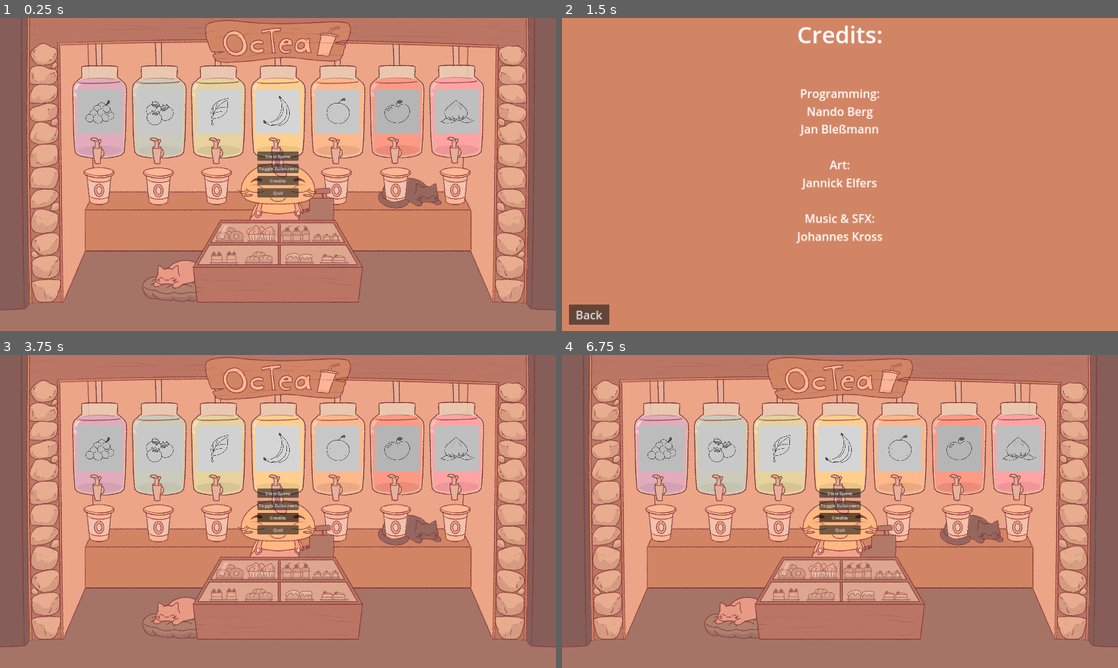
Above: before the commit, frames 1-4 (two rows, left to right).
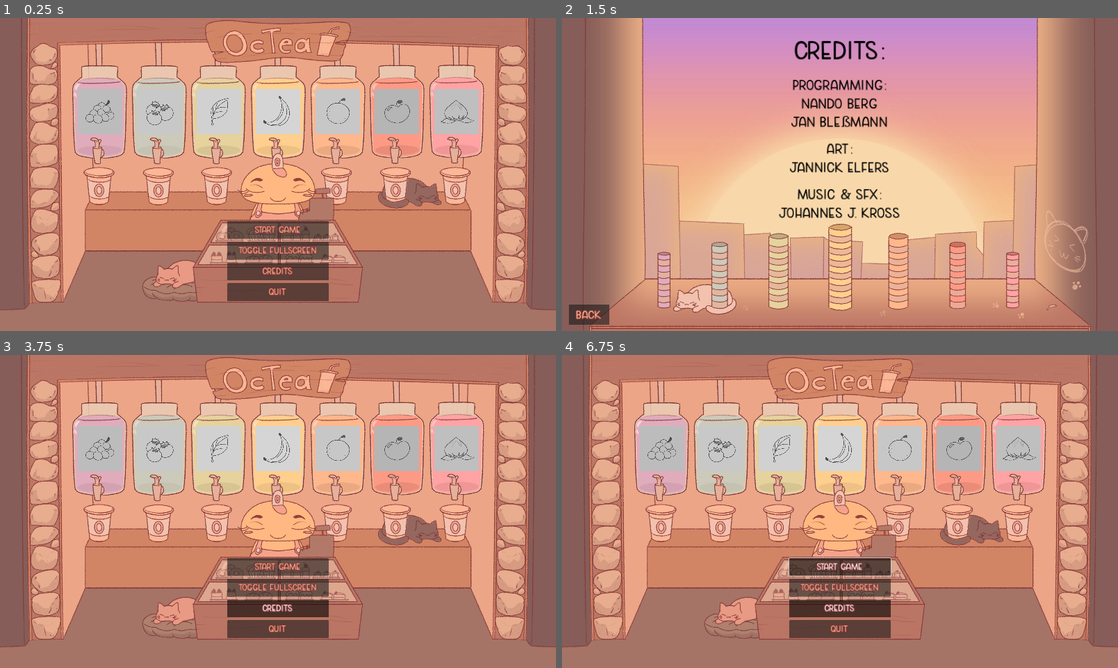
Above: after the commit, the same moments.

Repository: Spedinja/GGJ25
Game: Godot game, scene res://scenes/main_menu.tscn
Same seed, same stepped clock (60 frames per second), same inputs: the game is played once before the commit and once after it. Sound files missing from this copy of the repository are replaced by a short silence.
Inputs (mouse positions are in pixels of both pictures, inside the frame that each line leads up to):
- Up to frame 1 (0.25 s): no input
- Up to frame 2 (1.5 s): click "Credits" at 0.5 s; click "Start Game" at 1.25 s
- Up to frame 3 (3.75 s): click "Start Game" at 2 s; click "Start Game" at 2.75 s; click "Back" at 3.5 s
- Up to frame 4 (6.75 s): tap Enter at 4.25, 5.75 s; move the mouse to (962, 495) at 4.27 s; click (962, 495) at 4.42 s; tap Space at 5, 6.5 s; move the mouse to (728, 527) at 5.02 s; click (728, 527) at 5.17 s; move the mouse to (895, 442) at 5.77 s; click (895, 442) at 5.92 s; move the mouse to (812, 574) at 6.52 s; click (812, 574) at 6.67 s

The runs differ from the first frame. In frame 1, 5.0% of the frame differs, in the area x 40-60%, y 42-91%; in frame 2, 88%, in the area x 0-100%, y 0-100%; in frame 3, 5.0%; in frame 4, 5.1%.

Commit message:
UI Adjustments

Diff:
--- a/scenes/main_menu.tscn
+++ b/scenes/main_menu.tscn
@@ -9,6 +9,9 @@
 [ext_resource type="Texture2D" uid="uid://dioeje56ptxt8" path="res://sprites/MachineIcons/Icon_Machine_ 5a.png" id="7_uwlwq"]
 [ext_resource type="Texture2D" uid="uid://dbmlm0t3eb26l" path="res://sprites/MachineIcons/Icon_Machine_ 6a.png" id="8_nj6au"]
 [ext_resource type="Texture2D" uid="uid://cl0u1mykw5oe3" path="res://sprites/MachineIcons/Icon_Machine_ 7a.png" id="9_bnf8u"]
+[ext_resource type="Texture2D" uid="uid://c4btyuxd3urr2" path="res://sprites/Background_Sky_New.png" id="10_xn7rc"]
+[ext_resource type="Theme" uid="uid://5xwc7t140c5q" path="res://themes/buttons.tres" id="12_13k3k"]
+[ext_resource type="FontFile" uid="uid://d0euvmb6jo6s2" path="res://fonts/cozy caps.ttf" id="12_cfyy0"]
 
 [node name="MainMenu_UI" type="Control"]
 layout_mode = 3
@@ -81,10 +84,10 @@
 anchor_top = 0.5
 anchor_right = 0.5
 anchor_bottom = 0.5
-offset_left = -48.0
-offset_top = -50.5
-offset_right = 48.0
-offset_bottom = 50.5
+offset_left = -175.0
+offset_top = 161.0
+offset_right = 175.0
+offset_bottom = 437.0
 grow_horizontal = 2
 grow_vertical = 2
 theme_override_constants/separation = 10
@@ -92,20 +95,28 @@
 
 [node name="btnStartGame" type="Button" parent="VBoxContainer"]
 layout_mode = 2
+size_flags_vertical = 3
+theme = ExtResource("12_13k3k")
 text = "Start Game"
 
 [node name="btnToggleFullScreen" type="Button" parent="VBoxContainer"]
 layout_mode = 2
+size_flags_vertical = 3
+theme = ExtResource("12_13k3k")
 toggle_mode = true
 text = "Toggle Fullscreen"
 
 [node name="btnCredits" type="Button" parent="VBoxContainer"]
 layout_mode = 2
+size_flags_vertical = 3
+theme = ExtResource("12_13k3k")
 toggle_mode = true
 text = "Credits"
 
 [node name="btnQuit" type="Button" parent="VBoxContainer"]
 layout_mode = 2
+size_flags_vertical = 3
+theme = ExtResource("12_13k3k")
 text = "Quit"
 
 [node name="Credits" type="Control" parent="."]
@@ -120,56 +131,101 @@
 offset_bottom = 1080.0
 color = Color(0.823529, 0.521569, 0.396078, 1)
 
+[node name="TextureRect" type="TextureRect" parent="Credits"]
+layout_mode = 0
+offset_right = 40.0
+offset_bottom = 40.0
+texture = ExtResource("10_xn7rc")
+
 [node name="VBoxContainer" type="VBoxContainer" parent="Credits"]
 layout_mode = 0
+offset_top = 60.0
 offset_right = 1920.0
-offset_bottom = 1080.0
+offset_bottom = 1120.0
 
 [node name="Credits" type="Label" parent="Credits/VBoxContainer"]
 layout_mode = 2
-theme_override_font_sizes/font_size = 80
+theme_override_colors/font_color = Color(0, 0, 0, 1)
+theme_override_fonts/font = ExtResource("12_cfyy0")
+theme_override_font_sizes/font_size = 90
 text = "Credits:
-
+"
+horizontal_alignment = 1
+
+[node name="Seperator" type="Label" parent="Credits/VBoxContainer"]
+layout_mode = 2
+theme_override_colors/font_color = Color(0, 0, 0, 1)
+theme_override_fonts/font = ExtResource("12_cfyy0")
+theme_override_font_sizes/font_size = 20
+text = "
 "
 horizontal_alignment = 1
 
 [node name="Programming" type="Label" parent="Credits/VBoxContainer"]
 layout_mode = 2
-theme_override_font_sizes/font_size = 40
+theme_override_colors/font_color = Color(0, 0, 0, 1)
+theme_override_fonts/font = ExtResource("12_cfyy0")
+theme_override_font_sizes/font_size = 50
 text = "Programming:"
 horizontal_alignment = 1
 
 [node name="Programmer" type="Label" parent="Credits/VBoxContainer"]
 layout_mode = 2
-theme_override_font_sizes/font_size = 40
+theme_override_colors/font_color = Color(0, 0, 0, 1)
+theme_override_fonts/font = ExtResource("12_cfyy0")
+theme_override_font_sizes/font_size = 50
 text = "Nando Berg
-Jan Bleßmann
- "
+Jan Bleßmann"
+horizontal_alignment = 1
+
+[node name="Seperator2" type="Label" parent="Credits/VBoxContainer"]
+layout_mode = 2
+theme_override_colors/font_color = Color(0, 0, 0, 1)
+theme_override_fonts/font = ExtResource("12_cfyy0")
+theme_override_font_sizes/font_size = 20
+text = "
+"
 horizontal_alignment = 1
 
 [node name="Art" type="Label" parent="Credits/VBoxContainer"]
 layout_mode = 2
-theme_override_font_sizes/font_size = 40
+theme_override_colors/font_color = Color(0, 0, 0, 1)
+theme_override_fonts/font = ExtResource("12_cfyy0")
+theme_override_font_sizes/font_size = 50
 text = "Art:"
 horizontal_alignment = 1
 
 [node name="Artist" type="Label" parent="Credits/VBoxContainer"]
 layout_mode = 2
-theme_override_font_sizes/font_size = 40
-text = "Jannick Elfers
- "
+theme_override_colors/font_color = Color(0, 0, 0, 1)
+theme_override_fonts/font = ExtResource("12_cfyy0")
+theme_override_font_sizes/font_size = 50
+text = "Jannick Elfers"
+horizontal_alignment = 1
+
+[node name="Seperator3" type="Label" parent="Credits/VBoxContainer"]
+layout_mode = 2
+theme_override_colors/font_color = Color(0, 0, 0, 1)
+theme_override_fonts/font = ExtResource("12_cfyy0")
+theme_override_font_sizes/font_size = 20
+text = "
+"
 horizontal_alignment = 1
 
 [node name="Sound" type="Label" parent="Credits/VBoxContainer"]
 layout_mode = 2
-theme_override_font_sizes/font_size = 40
+theme_override_colors/font_color = Color(0, 0, 0, 1)
+theme_override_fonts/font = ExtResource("12_cfyy0")
+theme_override_font_sizes/font_size = 50
 text = "Music & SFX:"
 horizontal_alignment = 1
 
 [node name="Sound-Designer" type="Label" parent="Credits/VBoxContainer"]
 layout_mode = 2
-theme_override_font_sizes/font_size = 40
-text = "Johannes Kross"
+theme_override_colors/font_color = Color(0, 0, 0, 1)
+theme_override_fonts/font = ExtResource("12_cfyy0")
+theme_override_font_sizes/font_size = 50
+text = "Johannes J. Kross"
 horizontal_alignment = 1
 
 [node name="Button" type="Button" parent="Credits"]
@@ -178,6 +234,7 @@
 offset_top = 989.0
 offset_right = 164.0
 offset_bottom = 1059.0
+theme = ExtResource("12_13k3k")
 theme_override_font_sizes/font_size = 40
 text = "Back"
 
--- a/scenes/player_area.tscn
+++ b/scenes/player_area.tscn
@@ -1,10 +1,10 @@
-[gd_scene load_steps=32 format=3 uid="uid://cb6ad1kyqcpmi"]
+[gd_scene load_steps=33 format=3 uid="uid://cb6ad1kyqcpmi"]
 
 [ext_resource type="Script" path="res://scripts/bubble_area.gd" id="1_hc30i"]
 [ext_resource type="Script" path="res://scripts/pause.gd" id="1_muuwv"]
 [ext_resource type="Script" path="res://scripts/bubble_spawner.gd" id="2_7d4fa"]
-[ext_resource type="Texture2D" uid="uid://tm1gwcr3fuol" path="res://sprites/Background_Sky.png" id="3_n7f4v"]
 [ext_resource type="Script" path="res://scripts/gadse.gd" id="4_harbk"]
+[ext_resource type="Texture2D" uid="uid://c4btyuxd3urr2" path="res://sprites/Background_Sky_New.png" id="4_uh3b7"]
 [ext_resource type="Texture2D" uid="uid://bob58ibtrfvo" path="res://sprites/tmp_btn_pressed.png" id="5_0jclp"]
 [ext_resource type="Texture2D" uid="uid://fvuy8fywb6rw" path="res://sprites/tmp_btn_normal.png" id="5_x6kud"]
 [ext_resource type="Texture2D" uid="uid://c4crdoexrkg6w" path="res://sprites/tmp_btn_hover.png" id="6_m3mqp"]
@@ -29,6 +29,7 @@
 [ext_resource type="Texture2D" uid="uid://bh23nbpugpgvj" path="res://sprites/MachineIcons/Icon_Machine_ 5b.png" id="19_3rg8w"]
 [ext_resource type="Texture2D" uid="uid://drkxmfjyi4vso" path="res://sprites/MachineIcons/Icon_Machine_ 6b.png" id="21_1lw61"]
 [ext_resource type="Texture2D" uid="uid://dbl4f62p8tqj7" path="res://sprites/MachineIcons/Icon_Machine_ 7b.png" id="23_gaul0"]
+[ext_resource type="Theme" uid="uid://5xwc7t140c5q" path="res://themes/buttons.tres" id="30_lw7il"]
 
 [sub_resource type="RectangleShape2D" id="RectangleShape2D_nf55l"]
 size = Vector2(22.4824, 20)
@@ -100,7 +101,7 @@
 
 [node name="Sprite2D" type="Sprite2D" parent="BubbleArea/SpawnArea"]
 position = Vector2(960, 540)
-texture = ExtResource("3_n7f4v")
+texture = ExtResource("4_uh3b7")
 
 [node name="BubbleArea_HUD" type="CanvasLayer" parent="BubbleArea"]
 
@@ -232,6 +233,88 @@
 texture_normal = ExtResource("23_gaul0")
 texture_disabled = ExtResource("14_25fue")
 
+[node name="PriceLabels" type="Control" parent="ShopArea/ShopArea_UI"]
+anchors_preset = 0
+offset_top = -1350.0
+offset_bottom = -1350.0
+
+[node name="Machine1Price" type="Label" parent="ShopArea/ShopArea_UI/PriceLabels"]
+offset_left = 242.0
+offset_top = 1509.0
+offset_right = 442.0
+offset_bottom = 1564.0
+theme_override_colors/font_outline_color = Color(0, 0, 0, 1)
+theme_override_constants/outline_size = 9
+theme_override_font_sizes/font_size = 40
+text = "TEST"
+horizontal_alignment = 1
+
+[node name="Machine2Price" type="Label" parent="ShopArea/ShopArea_UI/PriceLabels"]
+offset_left = 449.0
+offset_top = 1509.0
+offset_right = 649.0
+offset_bottom = 1564.0
+theme_override_colors/font_outline_color = Color(0, 0, 0, 1)
+theme_override_constants/outline_size = 9
+theme_override_font_sizes/font_size = 40
+text = "TEST"
+horizontal_alignment = 1
+
+[node name="Machine3Price" type="Label" parent="ShopArea/ShopArea_UI/PriceLabels"]
+offset_left = 650.0
+offset_top = 1509.0
+offset_right = 850.0
+offset_bottom = 1564.0
+theme_override_colors/font_outline_color = Color(0, 0, 0, 1)
+theme_override_constants/outline_size = 9
+theme_override_font_sizes/font_size = 40
+text = "TEST"
+horizontal_alignment = 1
+
+[node name="Machine4Price" type="Label" parent="ShopArea/ShopArea_UI/PriceLabels"]
+offset_left = 860.0
+offset_top = 1509.0
+offset_right = 1060.0
+offset_bottom = 1564.0
+theme_override_colors/font_outline_color = Color(0, 0, 0, 1)
+theme_override_constants/outline_size = 9
+theme_override_font_sizes/font_size = 40
+text = "TEST"
+horizontal_alignment = 1
+
+[node name="Machine5Price" type="Label" parent="ShopArea/ShopArea_UI/PriceLabels"]
+offset_left = 1064.0
+offset_top = 1509.0
+offset_right = 1264.0
+offset_bottom = 1564.0
+theme_override_colors/font_outline_color = Color(0, 0, 0, 1)
+theme_override_constants/outline_size = 9
+theme_override_font_sizes/font_size = 40
+text = "TEST"
+horizontal_alignment = 1
+
+[node name="Machine6Price" type="Label" parent="ShopArea/ShopArea_UI/PriceLabels"]
+offset_left = 1268.0
+offset_top = 1509.0
+offset_right = 1468.0
+offset_bottom = 1564.0
+theme_override_colors/font_outline_color = Color(0, 0, 0, 1)
+theme_override_constants/outline_size = 9
+theme_override_font_sizes/font_size = 40
+text = "TEST"
+horizontal_alignment = 1
+
+[node name="Machine7Price" type="Label" parent="ShopArea/ShopArea_UI/PriceLabels"]
+offset_left = 1476.0
+offset_top = 1509.0
+offset_right = 1676.0
+offset_bottom = 1564.0
+theme_override_colors/font_outline_color = Color(0, 0, 0, 1)
+theme_override_constants/outline_size = 9
+theme_override_font_sizes/font_size = 40
+text = "TEST"
+horizontal_alignment = 1
+
 [node name="Cat" type="TextureButton" parent="."]
 offset_left = 393.0
 offset_top = 913.0
@@ -280,10 +363,10 @@
 anchor_top = 0.5
 anchor_right = 0.5
 anchor_bottom = 0.5
-offset_left = -100.0
-offset_top = 164.0
-offset_right = 100.0
-offset_bottom = 364.0
+offset_left = -150.0
+offset_top = 169.0
+offset_right = 150.0
+offset_bottom = 369.0
 grow_horizontal = 2
 grow_vertical = 2
 theme_override_constants/separation = 20
@@ -291,16 +374,19 @@
 [node name="Continue" type="Button" parent="Camera2D/Control/VBoxContainer"]
 layout_mode = 2
 size_flags_vertical = 3
+theme = ExtResource("30_lw7il")
 text = "Continue"
 
 [node name="Back2Menu" type="Button" parent="Camera2D/Control/VBoxContainer"]
 layout_mode = 2
 size_flags_vertical = 3
+theme = ExtResource("30_lw7il")
 text = "Back to Menu"
 
 [node name="Quit" type="Button" parent="Camera2D/Control/VBoxContainer"]
 layout_mode = 2
 size_flags_vertical = 3
+theme = ExtResource("30_lw7il")
 text = "Quit"
 
 [connection signal="pressed" from="BubbleArea/BubbleArea_HUD/btnGoDown" to="Camera2D" method="_on_to_shop_pressed"]
--- /dev/null
+++ b/themes/buttons.tres
@@ -0,0 +1,10 @@
+[gd_resource type="Theme" load_steps=2 format=3 uid="uid://5xwc7t140c5q"]
+
+[ext_resource type="FontFile" uid="uid://d0euvmb6jo6s2" path="res://fonts/cozy caps.ttf" id="1_fjjlo"]
+
+[resource]
+Button/colors/font_color = Color(0.984314, 0.717647, 0.584314, 1)
+Button/colors/font_outline_color = Color(0.501961, 0.196078, 0.196078, 1)
+Button/constants/outline_size = 10
+Button/font_sizes/font_size = 32
+Button/fonts/font = ExtResource("1_fjjlo")
Binary file added: fonts/Happy Memories.otf
Not shown, added: fonts/Happy Memories.otf.import
Binary file added: fonts/Happy Memories.ttf
Not shown, added: fonts/Happy Memories.ttf.import
Binary file added: fonts/cozy caps.otf
Not shown, added: fonts/cozy caps.otf.import
Binary file added: fonts/cozy caps.ttf
Not shown, added: fonts/cozy caps.ttf.import
Not shown: 1 places in scenes/main_menu.tscn that only renumber resources
Binary file added: sprites/Background_Sky_New.png
Not shown, added: sprites/Background_Sky_New.png.import
